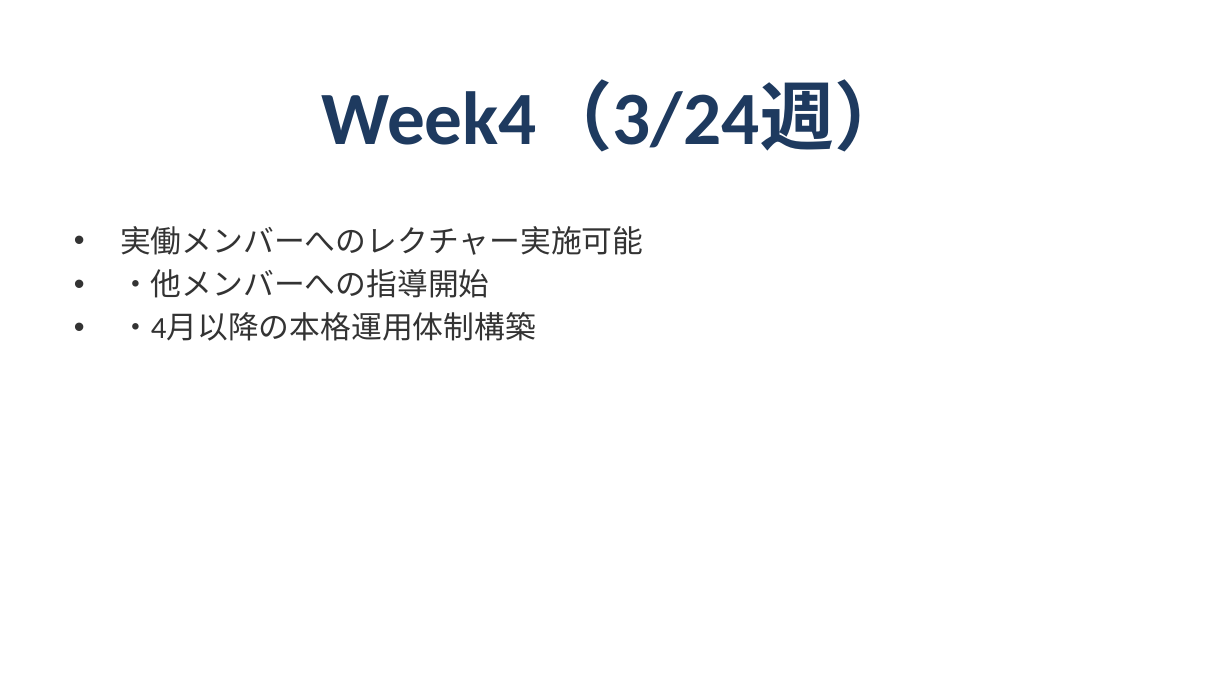
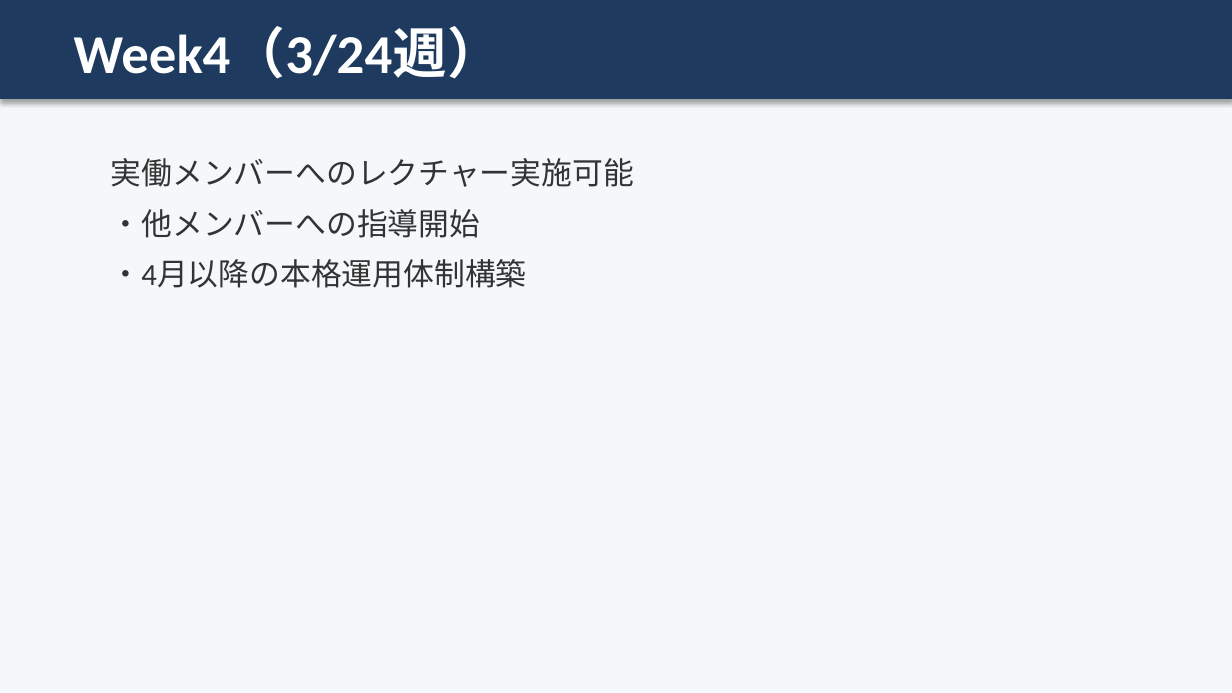
Before and after one commit to shoichitsuno-collab/MySpace_Shoichi-Tsuno, a slide deck: slide 8 of 匠技研工業プロジェクト_オンボーディング計画.pptx. Drawn at 1232x693 pixels with LibreOffice and Linux fonts; fonts in the diff are those of the drawing. Boxes give left, top, right and bottom in pixels: in the first picture for what was removed or moved away, otherwise in the second. Text is boxed around its words. In the diff, an @@ line names an element or a change of style, - is before the commit and + after.

```diff
--- a/匠技研工業プロジェクト_オンボーディング計画.pptx
+++ b/匠技研工業プロジェクト_オンボーディング計画.pptx
@@ background #FFFFFF to #F5F8FA @@
@@ rectangle added at [0, 0, 1232, 99], fill #1E3A5F, outline #1E3A5F 0.75 pt @@
@@ text "Week4（3/24週）": place and size @@
-text "Week4（3/24週）" at [322, 81, 911, 152]
+text "Week4（3/24週）" at [74, 27, 502, 79]
@@ text "Week4（3/24週）" at [74, 27, 502, 79]: size 44 to 32 pt, text colour #1E3A5F to #FFFFFF; alignment centre to left; vertical alignment middle to top @@
@@ text "実働メンバーへのレクチャー実施可能": place and size @@
-text "実働メンバーへのレクチャー実施可能" at [120, 226, 643, 341]
+text "実働メンバーへのレクチャー実施可能" at [111, 158, 634, 288]
@@ text "実働メンバーへのレクチャー実施可能" at [111, 158, 634, 288]: bullet • to none; more space between paragraphs @@
```
Also in this commit, not shown: 13 other slides changed.
